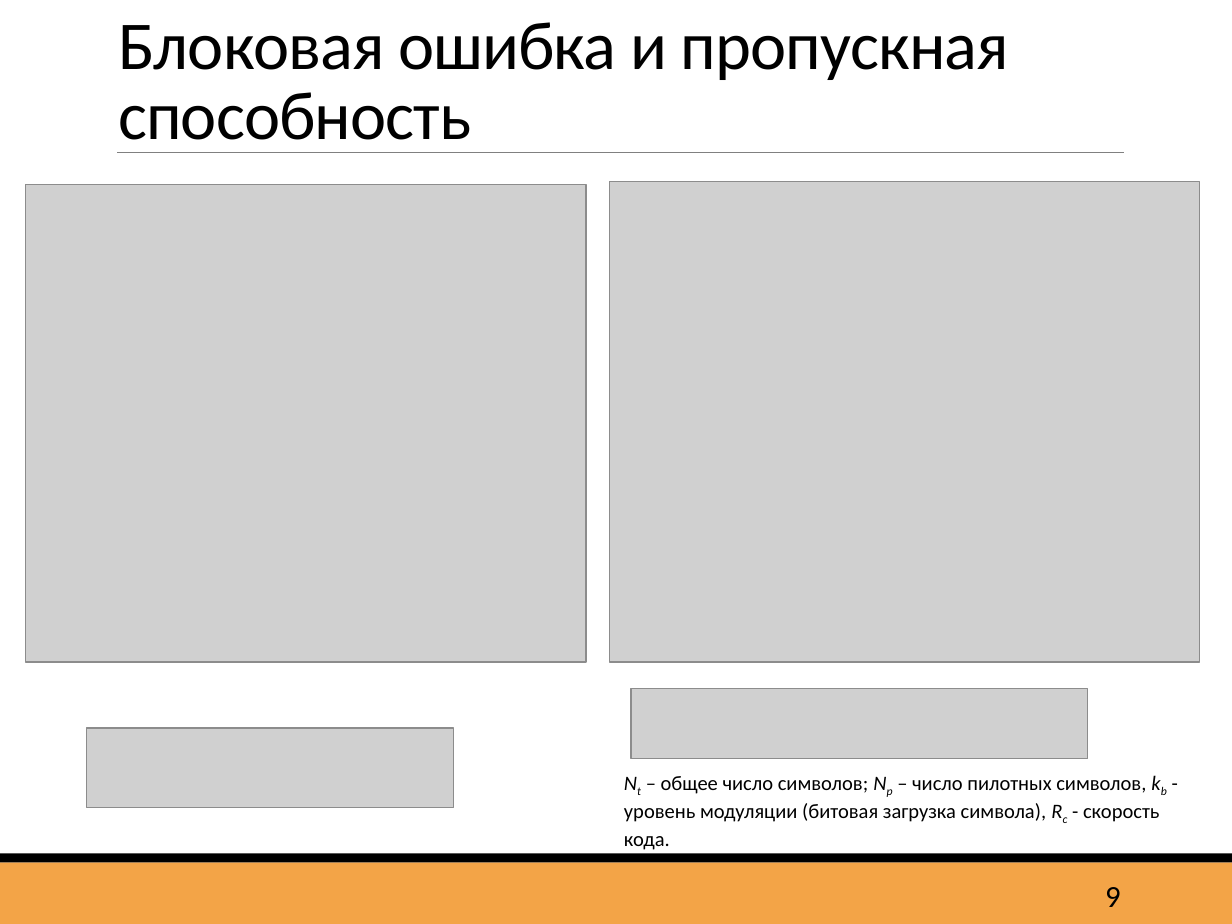
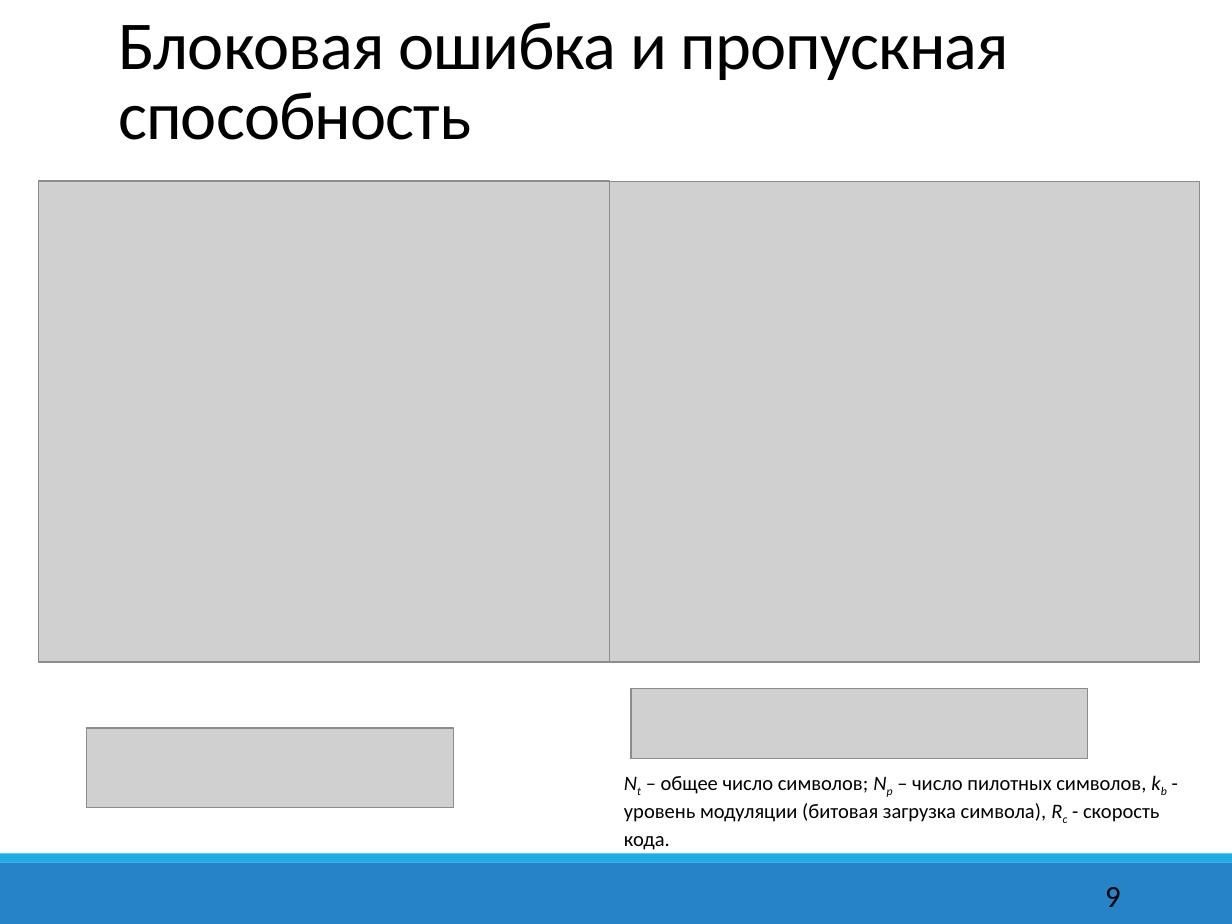
Before and after one commit to Zheki4S/Adaptive_modulation, a slide deck: slide 9 of Presentation_Simonov.PPTX. Drawn at 1232x924 pixels with LibreOffice and Linux fonts; fonts in the diff are those of the drawing; grey boxes stand for pictures. Boxes give left, top, right and bottom in pixels: in the first picture for what was removed or moved away, otherwise in the second. Text is boxed around its words. In the diff, an @@ line names an element or a change of style, - is before the commit and + after.

```diff
--- a/Presentation_Simonov.PPTX
+++ b/Presentation_Simonov.PPTX
@@ picture: place and size @@
-picture at box(26, 185, 586, 663)
+picture at box(38, 181, 609, 662)
@@ line moved from (117, 152) - (1124, 152) to (121, 234) - (1127, 234) @@
@@ rectangle at box(0, 862, 1232, 924): fill #F3A447 to #2683C6 @@
@@ rectangle at box(0, 854, 1232, 862): fill #000000 to #1CADE4 @@
```
Also in this commit, not shown: 15 other slides changed.
